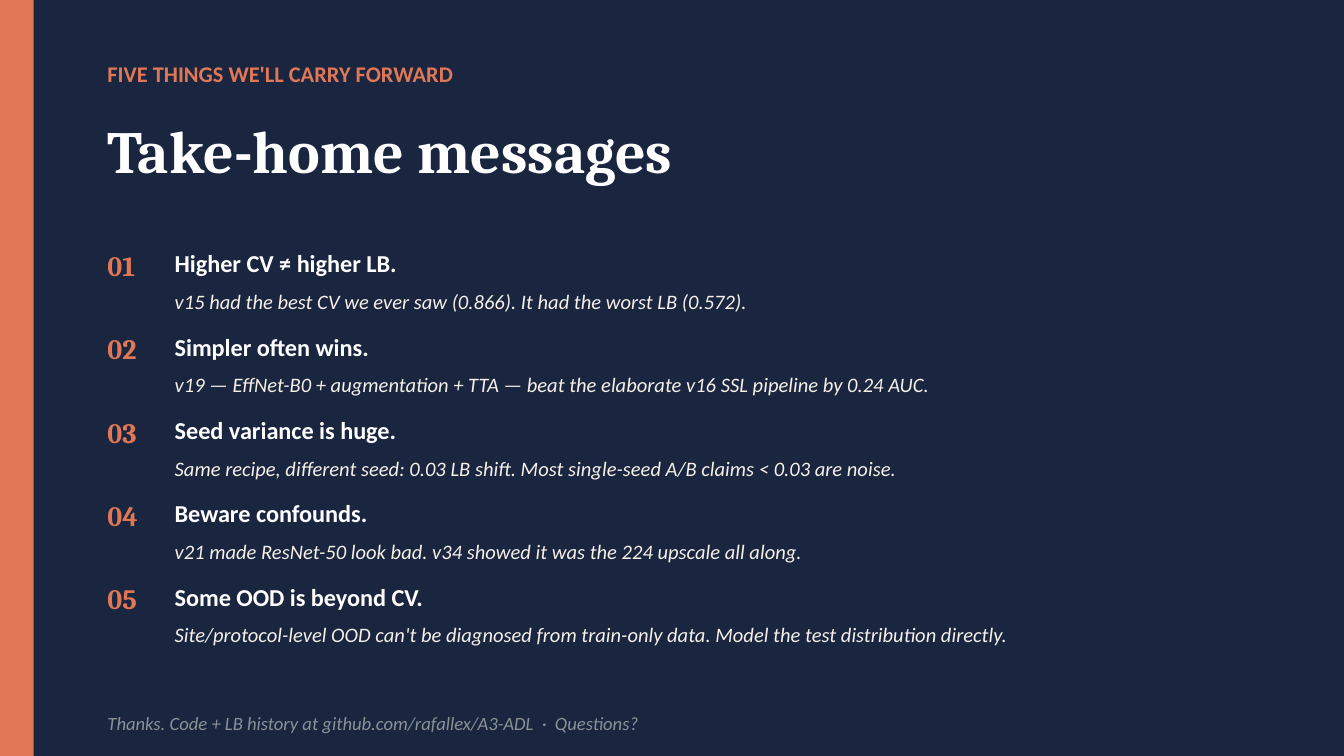
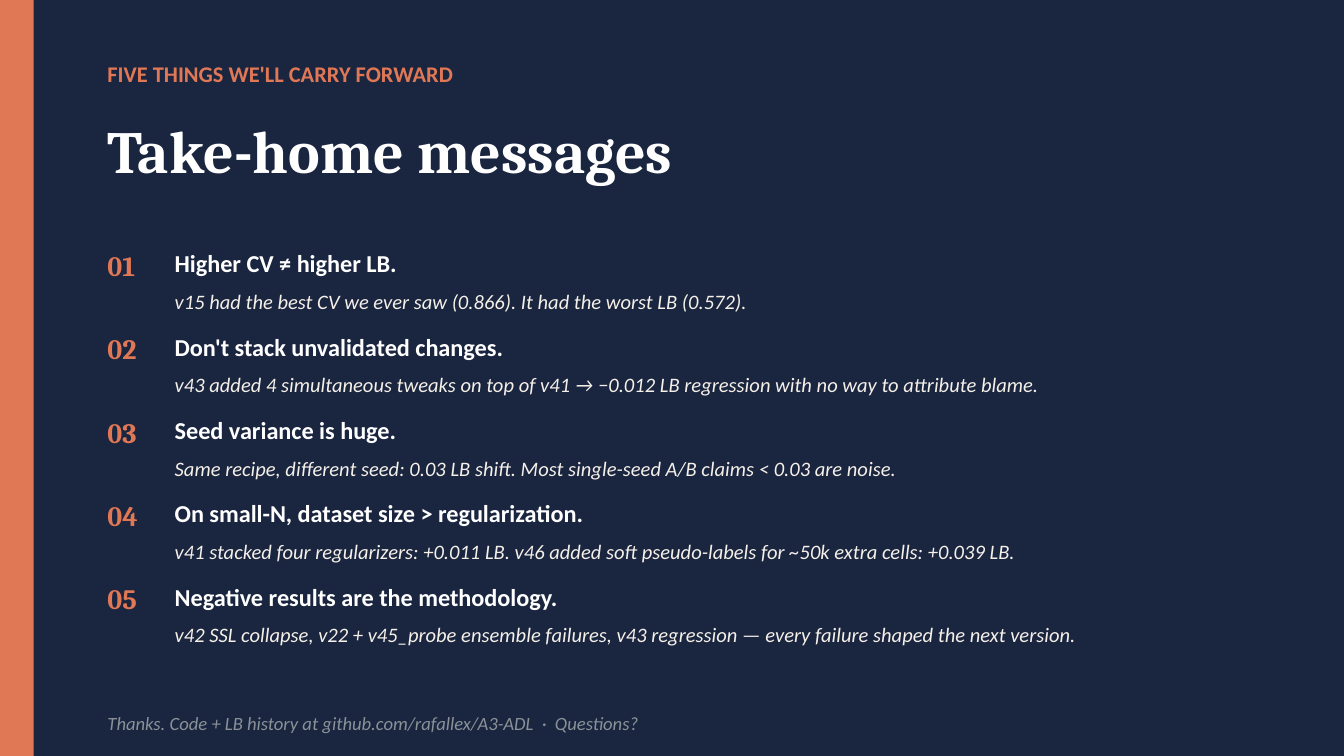
Before and after one commit to rafallex/multimodal-microscopy-distillation, a slide deck: slide 12 of presentation/A3_cancer_challenge.pptx (slide 11 before the commit). Drawn at 1344x756 pixels with LibreOffice and Linux fonts; fonts in the diff are those of the drawing. Boxes give left, top, right and bottom in pixels: in the first picture for what was removed or moved away, otherwise in the second. Text is boxed around its words. In the diff, an @@ line names an element or a change of style, - is before the commit and + after.

```diff
--- a/presentation/A3_cancer_challenge.pptx
+++ b/presentation/A3_cancer_challenge.pptx
@@ text at (175, 339, 503, 360): text changed @@
-Simpler often wins.
+Don't stack unvalidated changes.
@@ text at (175, 377, 1038, 396): text changed @@
-v19 — EffNet-B0 + augmentation + TTA — beat the elaborate v16 SSL pipeline by 0.24 AUC.
+v43 added 4 simultaneous tweaks on top of v41 → −0.012 LB regression with no way to attribute blame.
@@ text at (175, 505, 583, 526): text changed @@
-Beware confounds.
+On small-N, dataset size > regularization.
@@ text at (175, 544, 1015, 563): text changed @@
-v21 made ResNet-50 look bad. v34 showed it was the 224 upscale all along.
+v41 stacked four regularizers: +0.011 LB. v46 added soft pseudo-labels for ~50k extra cells: +0.039 LB.
@@ text at (175, 589, 557, 610): text changed @@
-Some OOD is beyond CV.
+Negative results are the methodology.
@@ text at (175, 627, 1075, 646): text changed @@
-Site/protocol-level OOD can't be diagnosed from train-only data. Model the test distribution directly.
+v42 SSL collapse, v22 + v45_probe ensemble failures, v43 regression — every failure shaped the next version.
```
Also in this commit, not shown: 10 other slides changed, 1 slide added, 26 other files.
